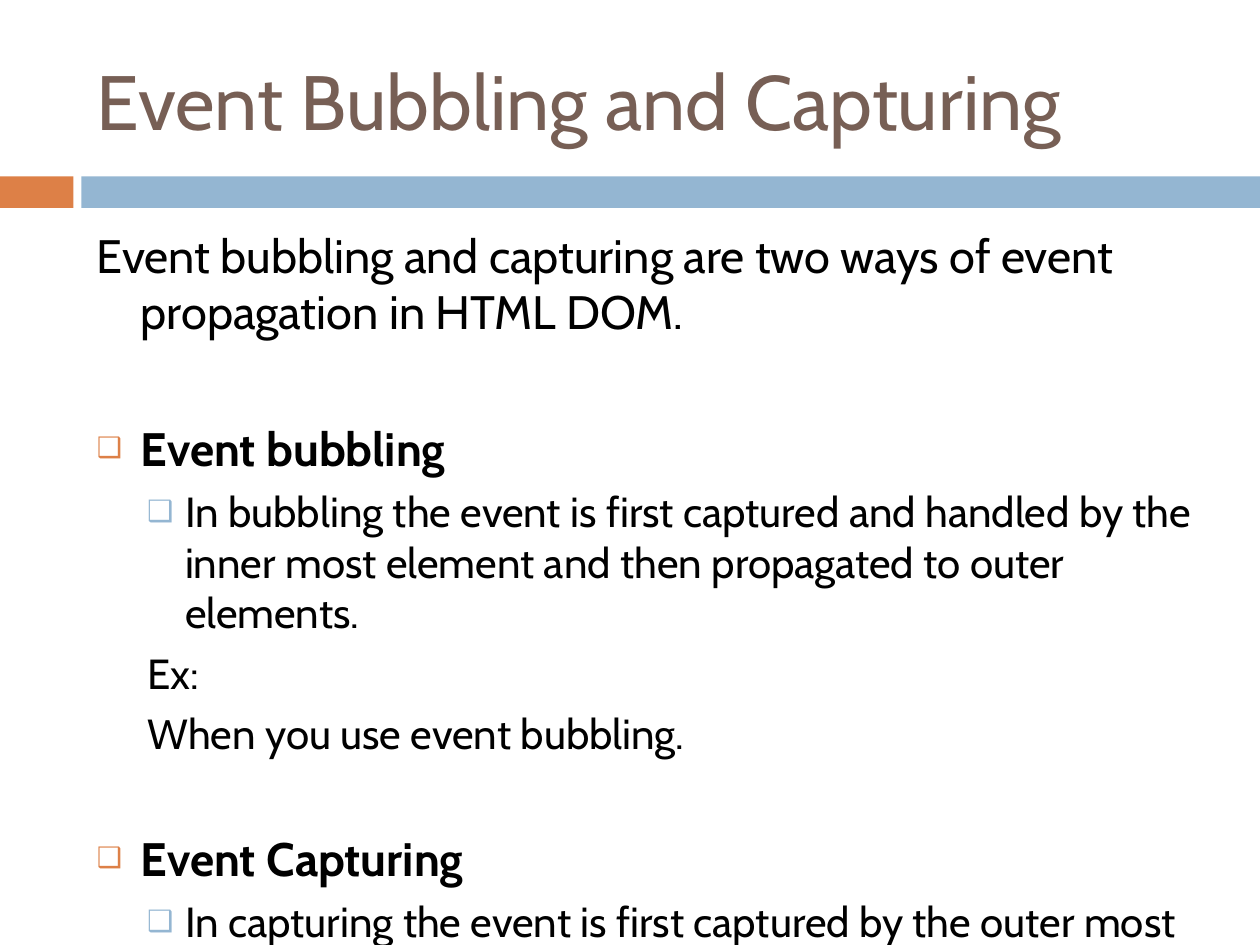
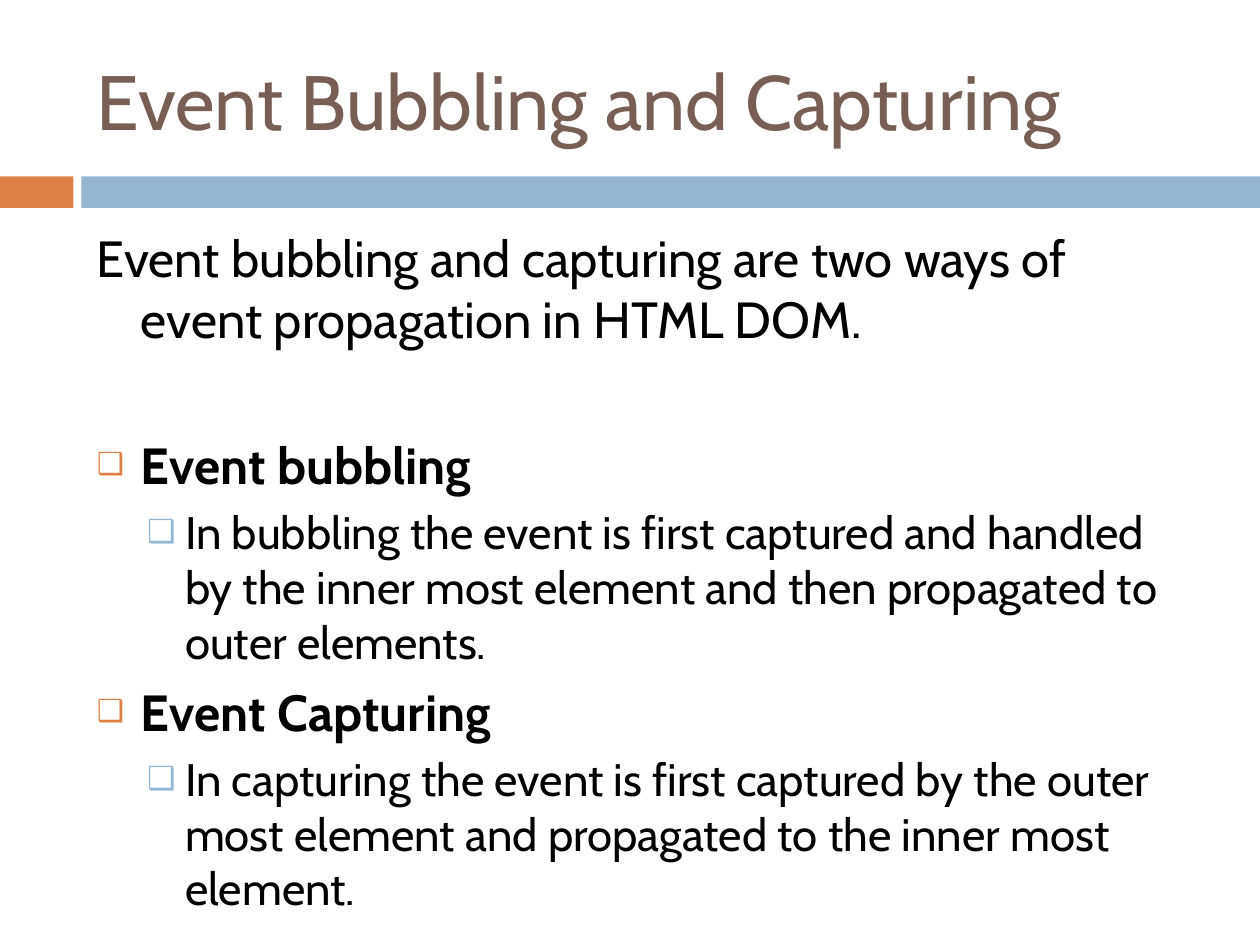
Before and after one commit to yedukondalurd/PPT, a slide deck: slide 3 of Advanced Javascript.pptx (slide 2 before the commit). Drawn at 1260x945 pixels with LibreOffice and Linux fonts; fonts in the diff are those of the drawing. Boxes give left, top, right and bottom in pixels: in the first picture for what was removed or moved away, otherwise in the second. Text is boxed around its words. In the diff, an @@ line names an element or a change of style, - is before the commit and + after.

```diff
--- a/Advanced Javascript.pptx
+++ b/Advanced Javascript.pptx
@@ text "Event bubbling and capturing are ..." at [97,239,1157,861]: size 26.8 to 29 pt in "Event bubbling and capturing are two ways ...", "Event bubbling", "Event Capturing"; size 24.1 to 26 pt in "In bubbling the event is first captured ...", "In capturing the event is first captured ..." @@
@@ text at [147,659,685,759]: paragraphs removed @@
-  Ex:
-  When you use event bubbling.
```
Also in this commit, not shown: 1 other slide changed, 12 slides added, 1 slide removed, 2 other files.
